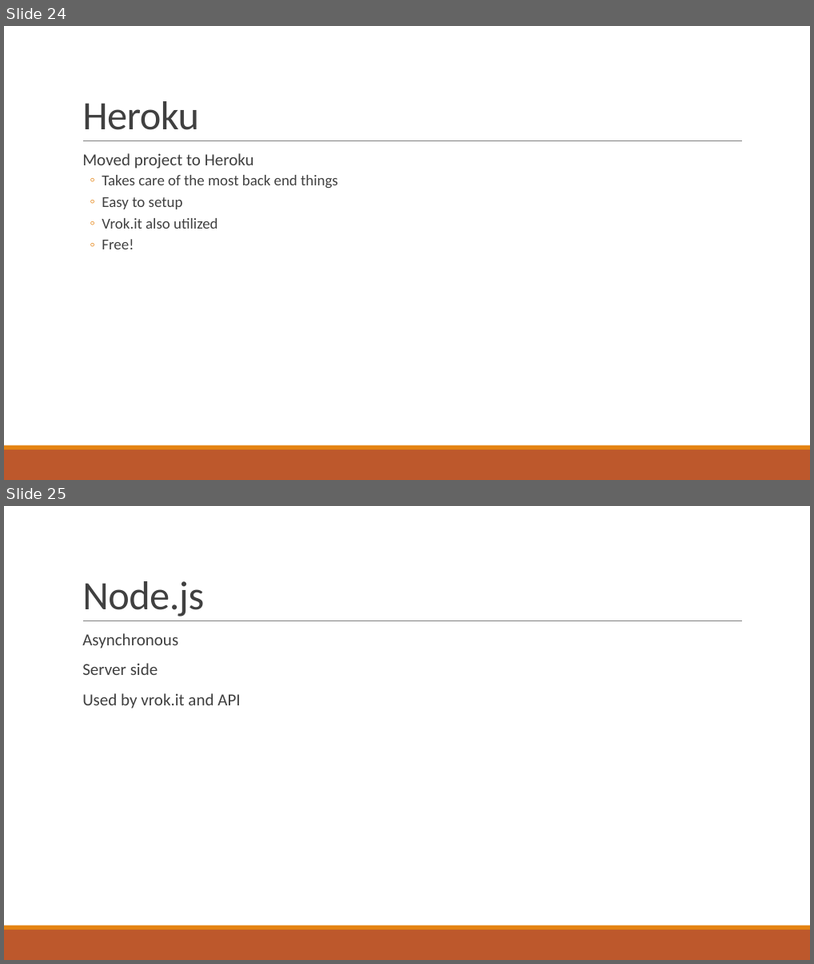
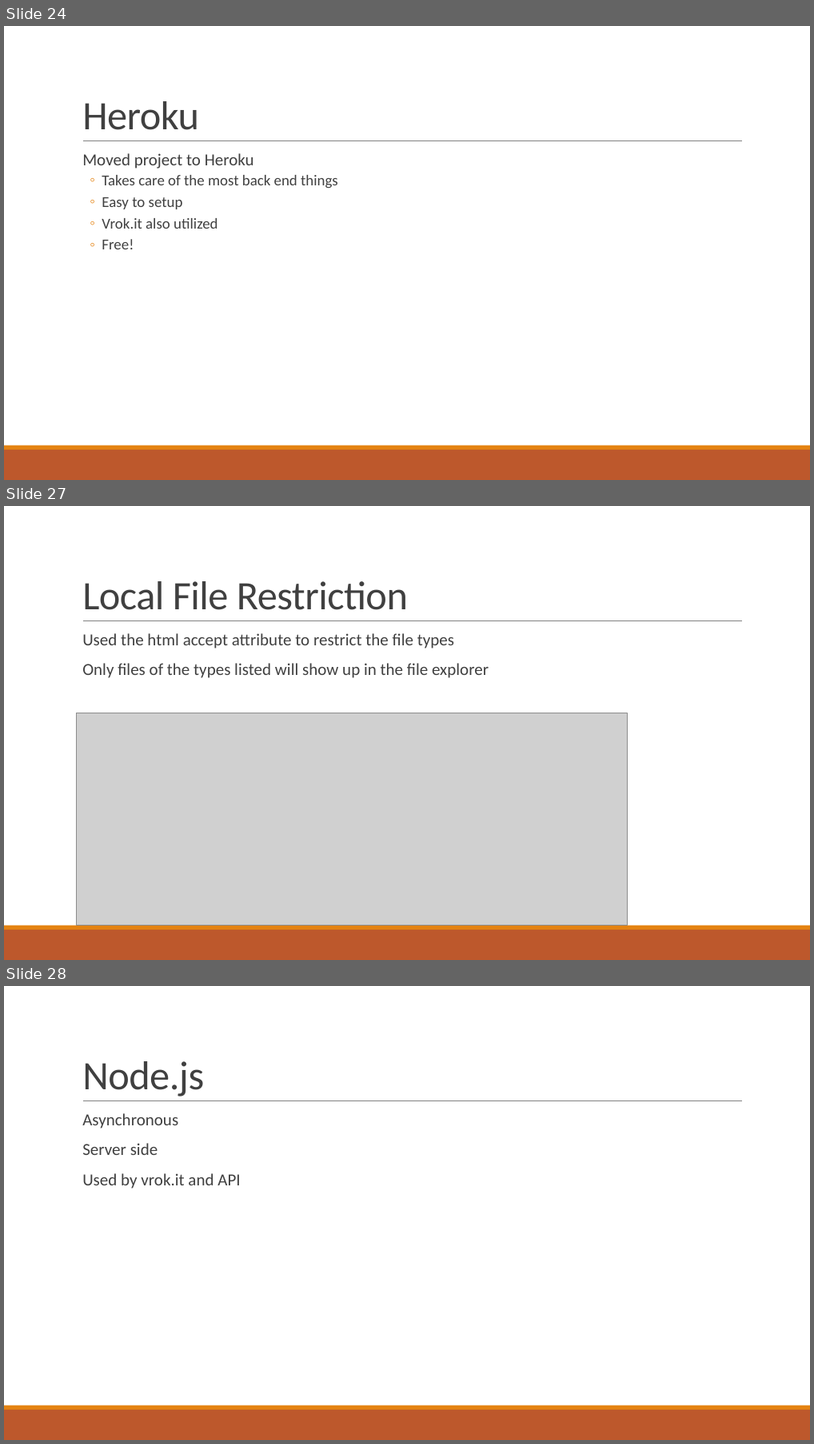
Before and after one commit to gonsalvg/Capstone-Forge-App, a slide deck: Project Documents/Progress Report 2/Progress report.pptx. Shown one above the other, each under a label of ours: slides 24 and 25 before the commit, slides 24, 27 and 28 after it; the slides between them are not shown. The pictures are 814x964 and 814x1444 pixels, drawn with LibreOffice and Linux fonts; fonts in the diff are those of the drawing; grey boxes stand for pictures. Boxes give left, top, right and bottom in pixels: in the first picture for what was removed or moved away, otherwise in the second. Text is boxed around its words. In the diff, an @@ line names an element or a change of style, - is before the commit and + after.

Commit message:
added file restriction code to index2.html and worked on the power point.

```diff
--- a/Project Documents/Progress Report 2/Progress report.pptx
+++ b/Project Documents/Progress Report 2/Progress report.pptx
@@ slide 27 added at box(4, 506, 810, 960), background #FFFFFF; not listed: 3 template elements that a slide beside it also shows @@
@@ title added at box(82, 581, 408, 610), 48 pt, text #404040 @@
+Local File Restriction
@@ text added at box(82, 633, 489, 678), 20 pt, text #404040 @@
+  Used the html accept attribute to restrict the file types
+  Only files of the types listed will show up in the file explorer
@@ picture added at box(77, 713, 628, 924) @@
@@ what was slide 25 is now slide 28 @@
```
Also in this commit, not shown: 8 slides changed, 3 other slides added, 1 other file.
